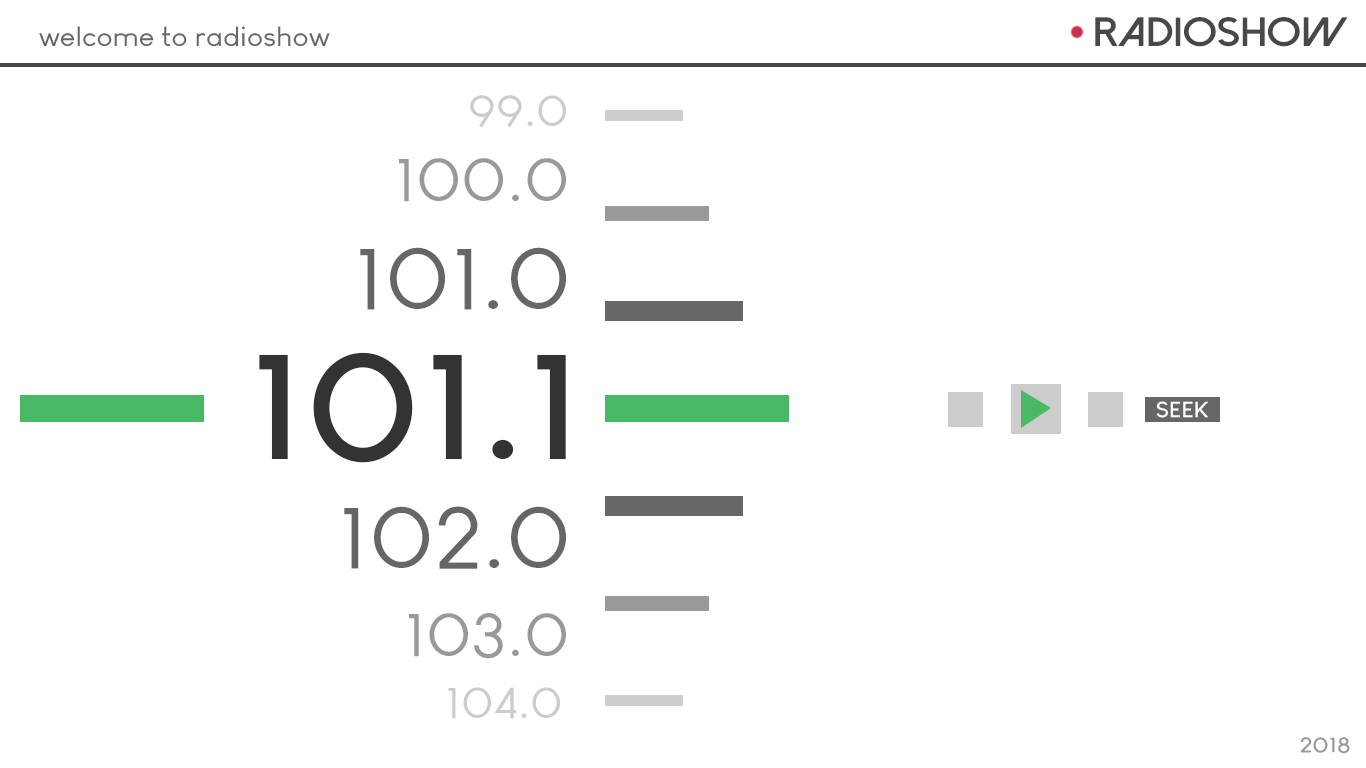
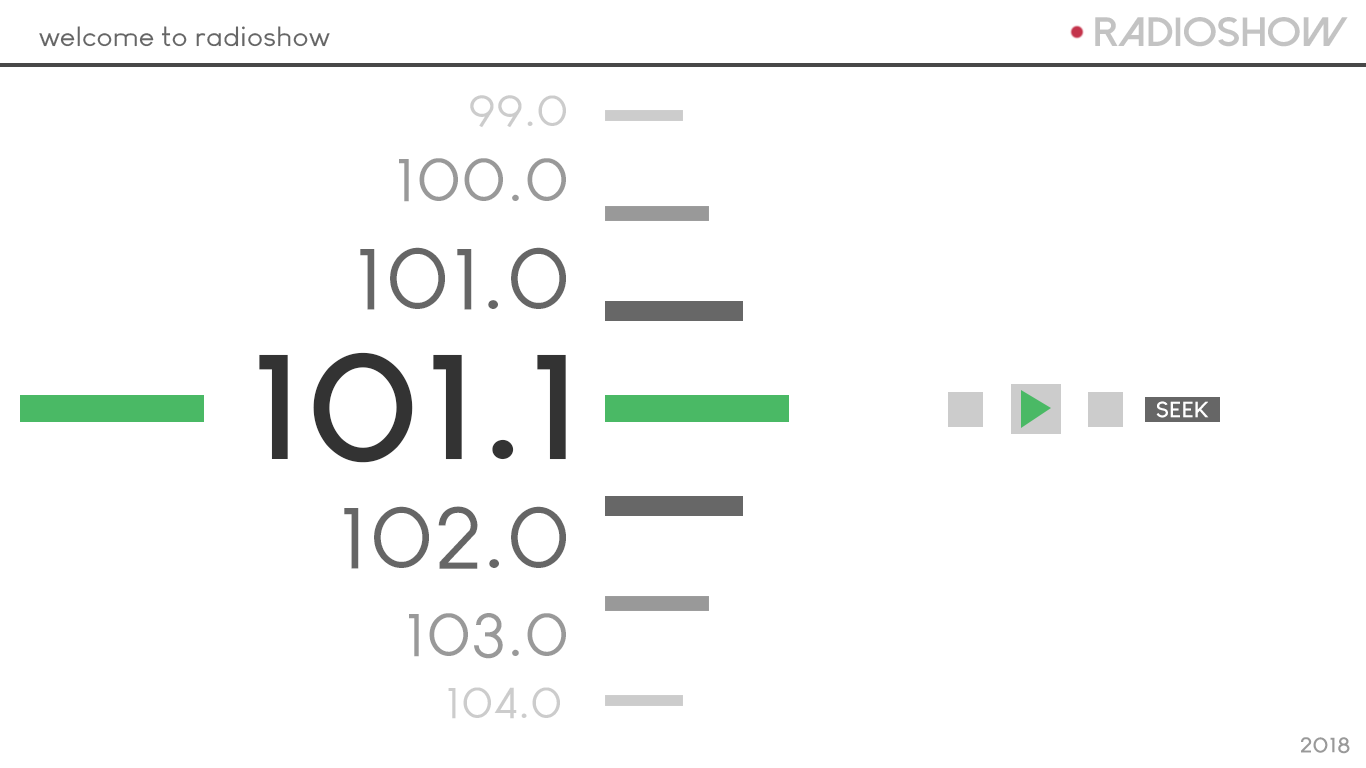
The second w=1366, h=768 image is a revision of the first. Changes to its layers:
"RADIOSHOW": opacity 100% → 40% over box(1095, 17, 1348, 47)
